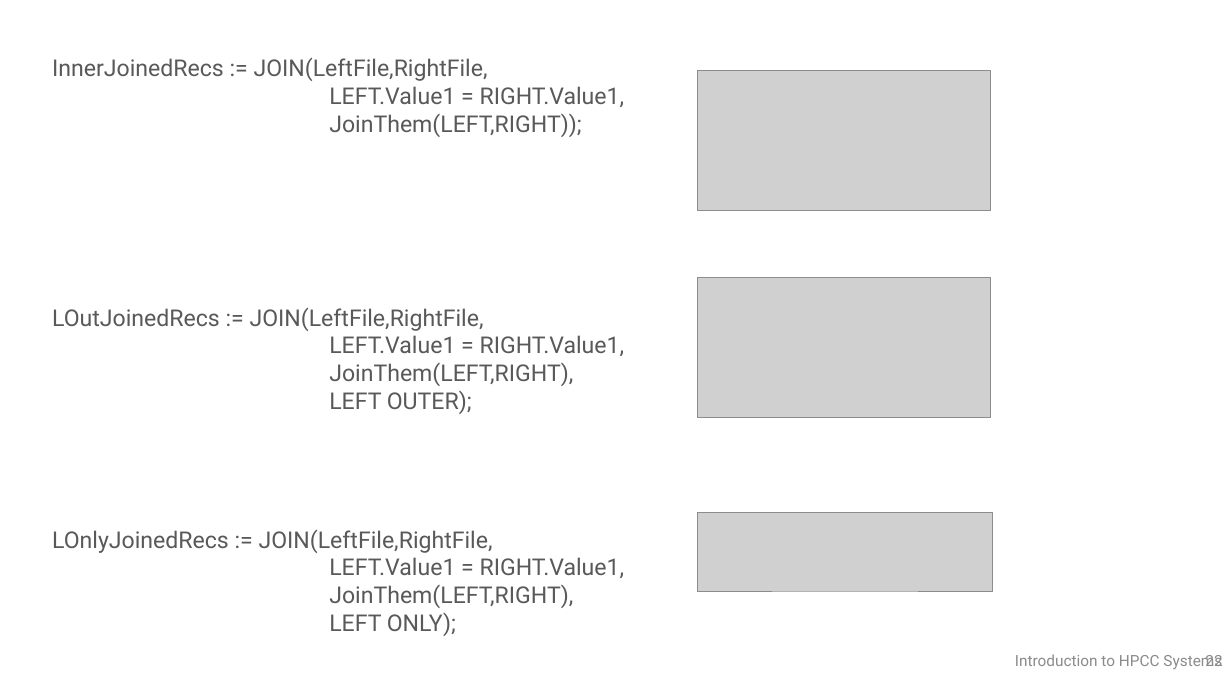
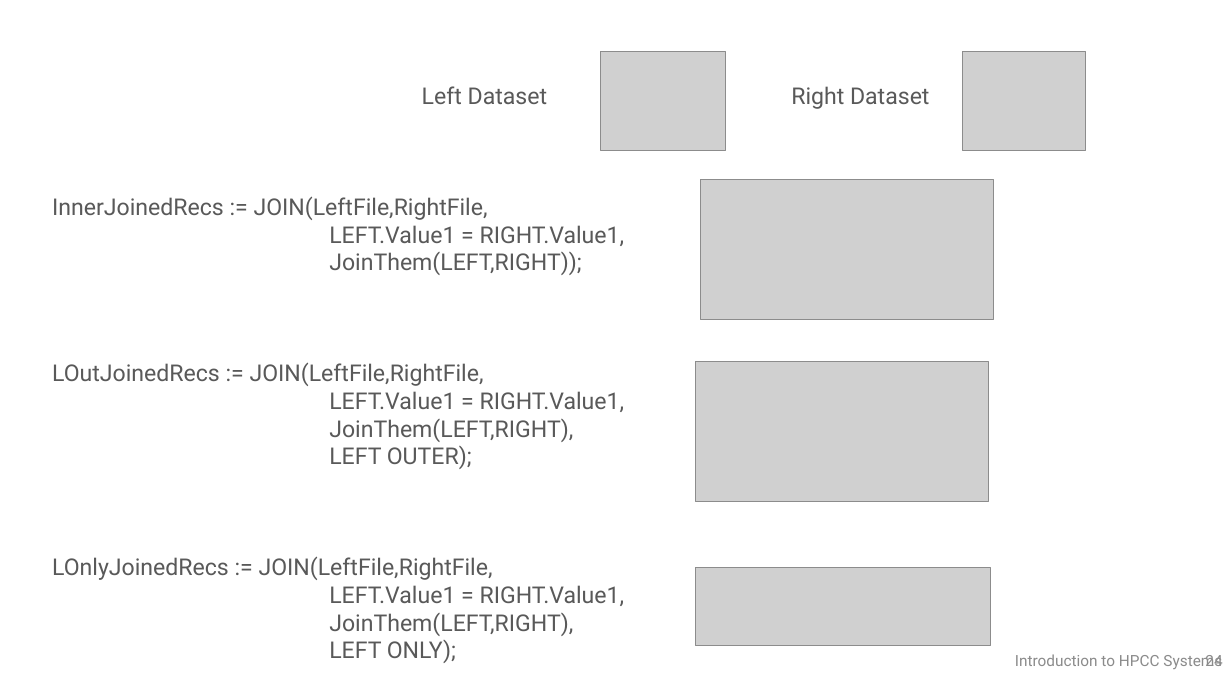
Before and after one commit to BaharF/CodeDay2019, a slide deck: slide 24 of CodeDay Presentation_Ver01.pptx (slide 22 before the commit). Drawn at 1232x693 pixels with LibreOffice and Linux fonts; fonts in the diff are those of the drawing; grey boxes stand for pictures. Boxes give left, top, right and bottom in pixels: in the first picture for what was removed or moved away, otherwise in the second. Text is boxed around its words. In the diff, an @@ line names an element or a change of style, - is before the commit and + after.

```diff
--- a/CodeDay Presentation_Ver01.pptx
+++ b/CodeDay Presentation_Ver01.pptx
@@ picture added at <box>601,52,726,151</box> @@
@@ picture added at <box>963,52,1086,151</box> @@
@@ text at <box>422,86,929,109</box>: paragraph added @@
+Left Dataset Right Dataset
@@ picture: place and size @@
-picture at <box>698,71,991,212</box>
+picture at <box>701,179,994,320</box>
@@ picture: place and size @@
-picture at <box>698,277,991,418</box>
+picture at <box>696,361,989,502</box>
@@ picture: place and size @@
-picture at <box>698,513,993,592</box>
+picture at <box>696,567,991,646</box>
@@ page number at <box>1205,655,1222,666</box>: text changed @@
-22
+24
```
Also in this commit, not shown: 1 other slide changed, 2 slides added, 1 slide removed.
